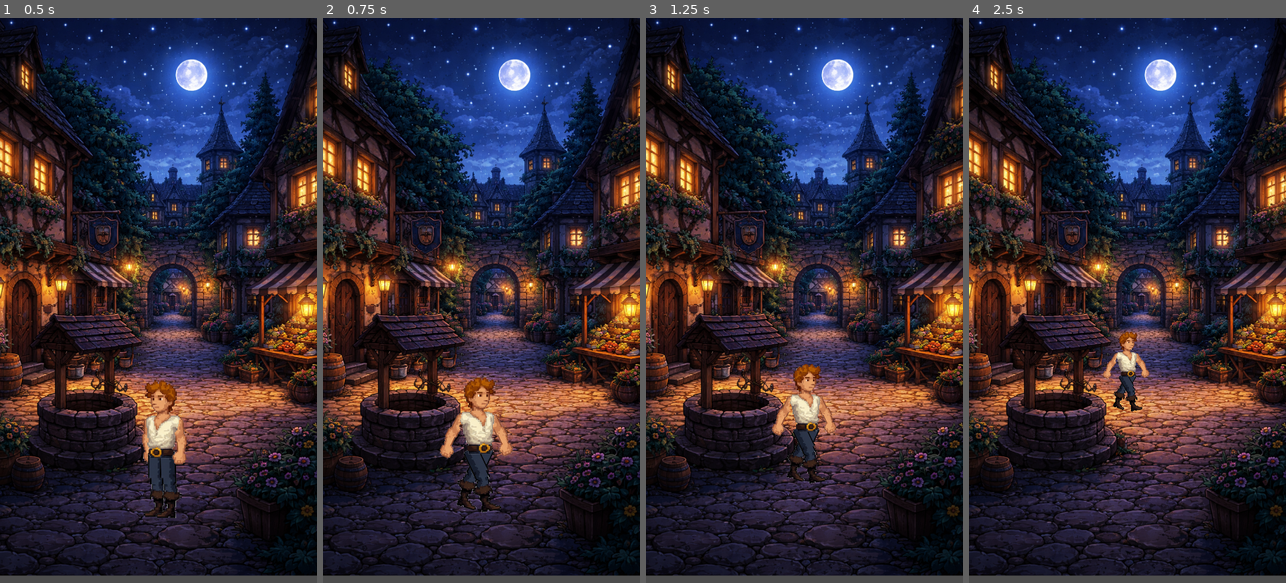
Above: before the commit, frames 1-4 (left to right).
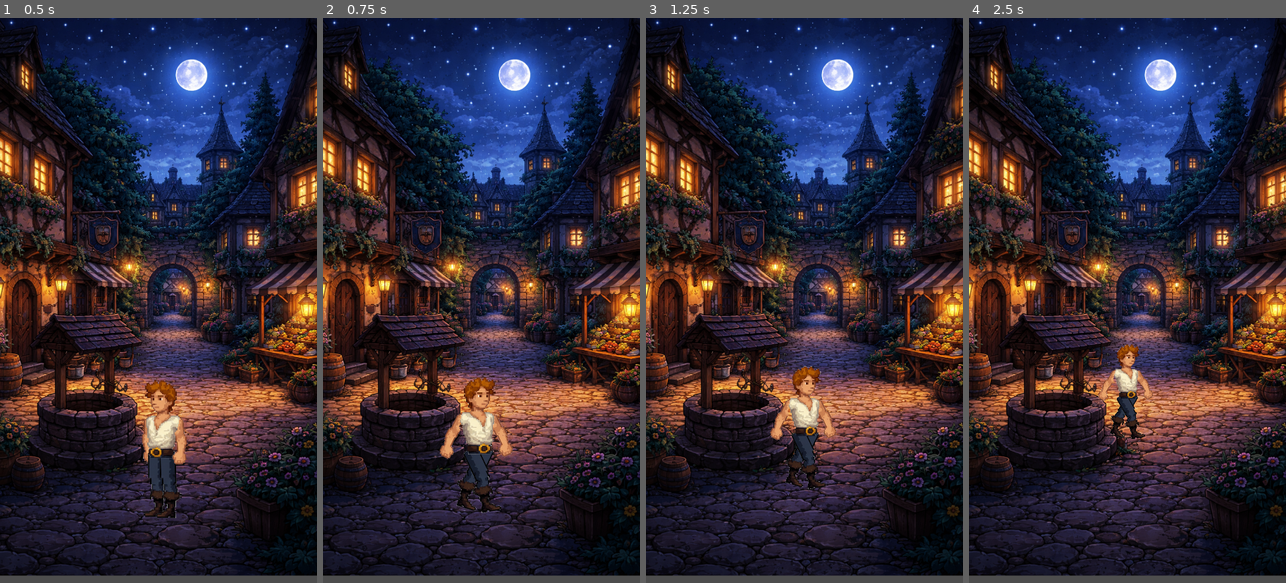
Above: after the commit, the same moments.

Repository: playkore/eve-run
Game: Godot game, scene res://scenes/main.tscn
The game is run twice, just before and just after one commit, with the same random seed, the same clock (stepped at 60 frames per second) and the same inputs.
Inputs (mouse positions are in pixels of both pictures, inside the frame that each line leads up to):
- Up to frame 1 (0.5 s): no input
- Up to frame 2 (0.75 s): tap Enter at 0.5 s; move the mouse to (551, 272) at 0.52 s; click (551, 272) at 0.67 s
- Up to frame 3 (1.25 s): no input
- Up to frame 4 (2.5 s): move the mouse to (1064, 328) at 1.27 s; click (1064, 328) at 1.42 s; move the mouse to (1159, 176) at 2.02 s; click (1159, 176) at 2.17 s

Frame 1 is identical in both runs. In frame 2, 0.3% of the frame differs, in the area x 36-60%, y 63-88%; in frame 3, 1.4%; in frame 4, 1.5%, in the area x 40-59%, y 55-75%.

Commit message:
Scale character movement speed by depth for proportional navigation

Diff:
--- a/scripts/main.gd
+++ b/scripts/main.gd
@@ -36,8 +36,10 @@
 		if direction.x != 0.0:
 			boy.scale.x = abs(boy.scale.x) * (-1.0 if direction.x > 0.0 else 1.0)
 
-		# Calculate desired velocity
-		var desired_velocity = direction * move_speed
+		# Scale speed by depth so distant characters move proportionally slower.
+		var scale_value = _compute_depth_scale(boy.position.y)
+		var speed_scale = scale_value / MAX_SCALE
+		var desired_velocity = direction * move_speed * speed_scale
 
 		# Use navigation agent's avoidance
 		navigation_agent.velocity = desired_velocity
@@ -57,10 +59,13 @@
 func _on_velocity_computed(safe_velocity: Vector2) -> void:
 	boy.global_position += safe_velocity * get_physics_process_delta_time()
 
+func _compute_depth_scale(y_pos: float) -> float:
+	var depth_ratio = clamp((y_pos - MIN_Y) / (MAX_Y - MIN_Y), 0.0, 1.0)
+	return lerp(MIN_SCALE, MAX_SCALE, depth_ratio)
+
 func _update_character_scale() -> void:
 	# Calculate scale based on Y position (depth)
-	var depth_ratio = clamp((boy.position.y - MIN_Y) / (MAX_Y - MIN_Y), 0.0, 1.0)
-	var scale_value = lerp(MIN_SCALE, MAX_SCALE, depth_ratio)
+	var scale_value = _compute_depth_scale(boy.position.y)
 
 	# Preserve the sign of scale.x for flipping
 	var sign_x = sign(boy.scale.x)
